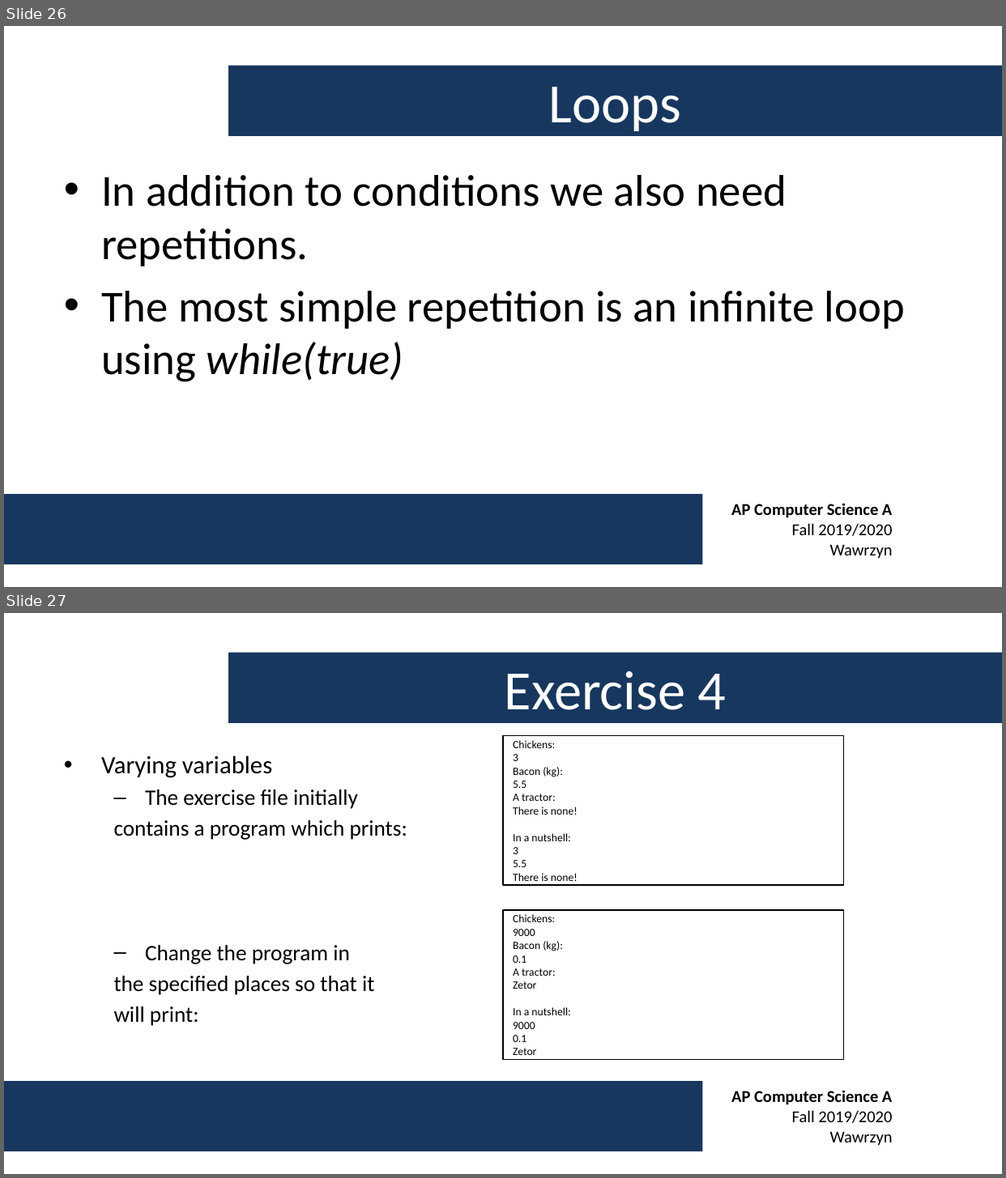
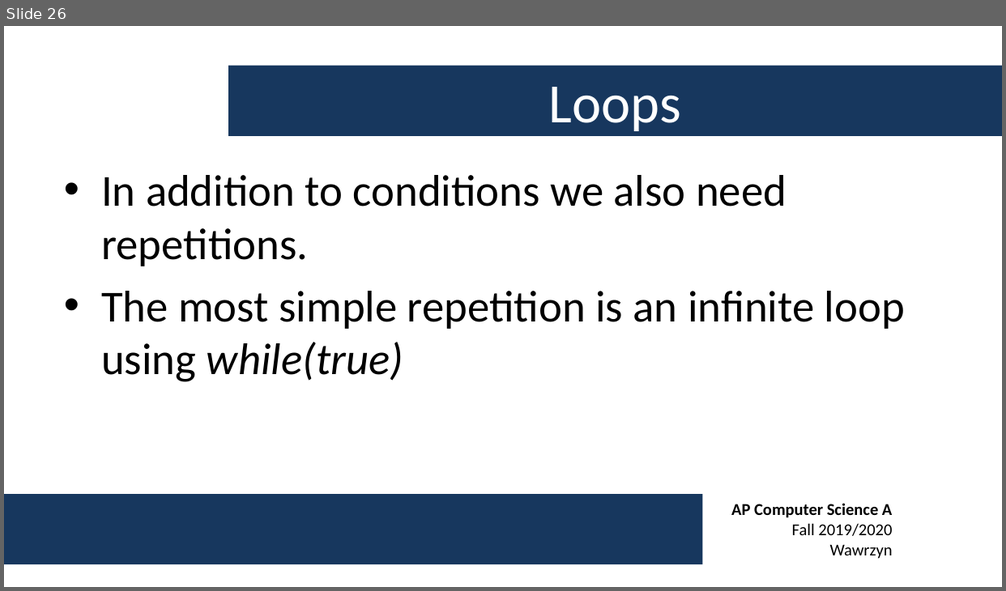
Before and after one commit to swawrzyn/shtcs-ap-cs-fall-2019, a slide deck: Week 1/AP CS A - Week 1 Lecture.pptx. Shown one above the other, each under a label of ours: slides 26 and 27 before the commit, slide 26 after it. The pictures are 1006x1178 and 1006x591 pixels, drawn with LibreOffice and Linux fonts; fonts in the diff are those of the drawing; background and template pictures are left out. Boxes give left, top, right and bottom in pixels: in the first picture for what was removed or moved away, otherwise in the second. Text is boxed around its words. In the diff, an @@ line names an element or a change of style, - is before the commit and + after.

```diff
--- a/Week 1/AP CS A - Week 1 Lecture.pptx
+++ b/Week 1/AP CS A - Week 1 Lecture.pptx
@@ slide 27 removed at box(4, 613, 1002, 1174), background #FFFFFF; not listed: 2 template elements that a slide beside it also shows @@
@@ title removed at box(228, 653, 1002, 724) @@
-Exercise 4
@@ text removed at box(101, 756, 407, 1026) @@
-• Varying variables
-  – The exercise file initially
-  contains a program which prints:
-  – Change the program in
-  the specified places so that it
-  will print:
@@ rectangle removed at box(503, 736, 844, 885) @@
-Chickens:
-3
-Bacon (kg):
-5.5
-A tractor:
-There is none!
-In a nutshell:
-3
-5.5
-There is none!
@@ rectangle removed at box(503, 910, 844, 1060) @@
-Chickens:
-9000
-Bacon (kg):
-0.1
-A tractor:
-Zetor
-In a nutshell:
-9000
-0.1
-Zetor
```
Also in this commit, not shown: 1 slide changed, 11 slides added, 5 other slides removed, 1 other file.
